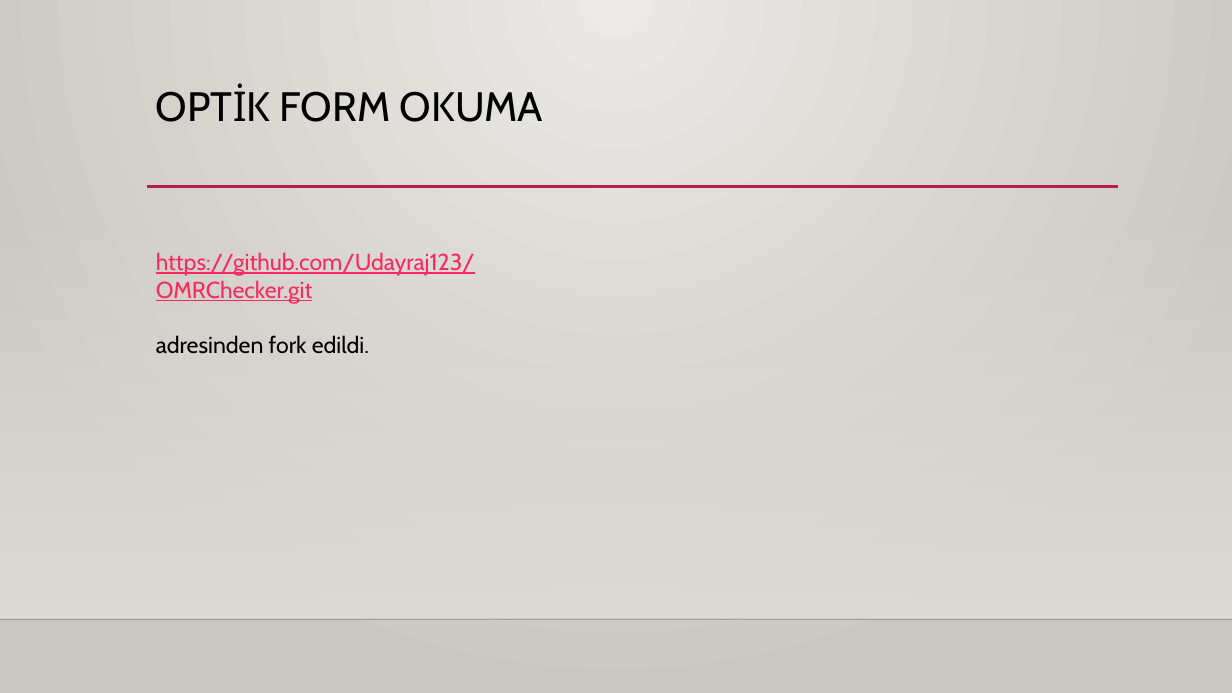
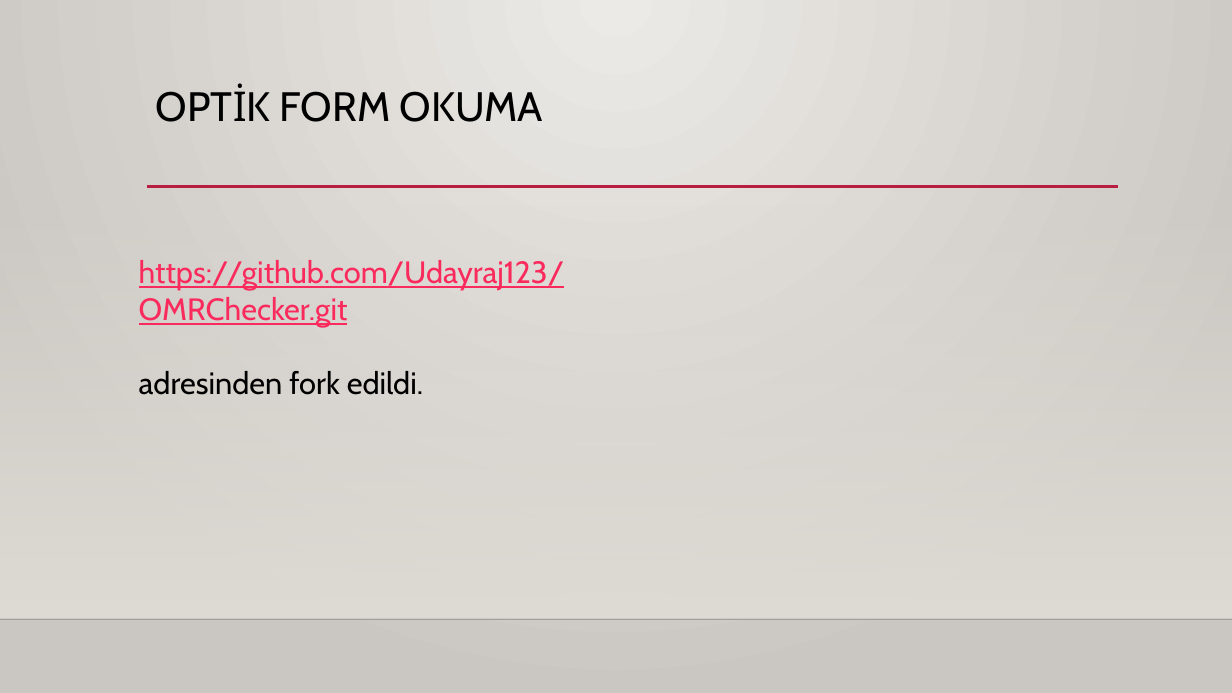
Before and after one commit to Python-Egitici-Egitimi-OOP-Grup-8/Optik-Form-Okuyucu, a slide deck: slide 8 of Proje Sunumu.pptx (slide 7 before the commit). Drawn at 1232x693 pixels with LibreOffice and Linux fonts; fonts in the diff are those of the drawing; background and template pictures are left out. Boxes give left, top, right and bottom in pixels: in the first picture for what was removed or moved away, otherwise in the second. Text is boxed around its words. In the diff, an @@ line names an element or a change of style, - is before the commit and + after.

```diff
--- a/Proje Sunumu.pptx
+++ b/Proje Sunumu.pptx
@@ text "https://github.com/Udayraj123/OMRChecker.git": place and size @@
-text "https://github.com/Udayraj123/OMRChecker.git" at <box>156,252,475,354</box>
+text "https://github.com/Udayraj123/OMRChecker.git" at <box>139,260,564,395</box>
@@ text "https://github.com/Udayraj123/OMRChecker.git" at <box>139,260,564,395</box>: size 18 to 24 pt @@
```
Also in this commit, not shown: 6 other slides changed, 5 slides added, 2 slides removed.
